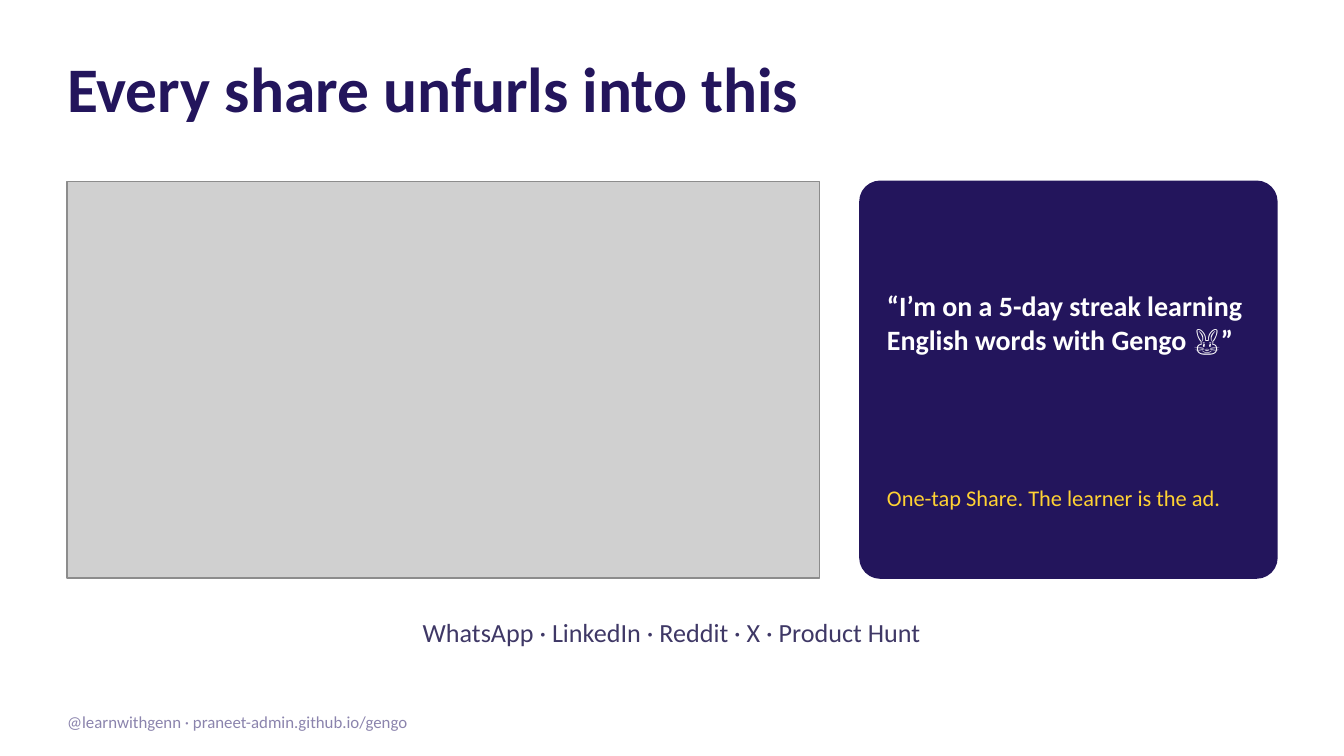
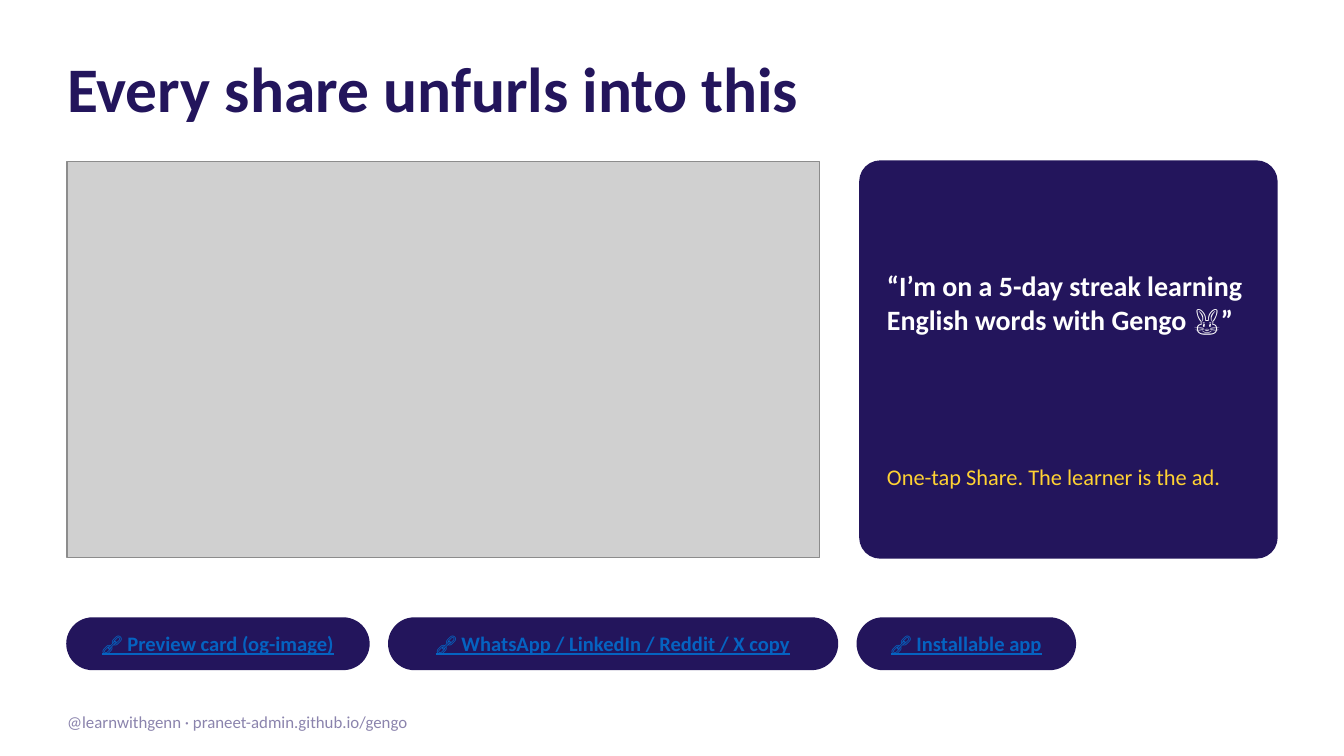
Before and after one commit to praneet-admin/gengo, a slide deck: slide 5 of launch/Gengo-Marketing-Glance.pptx. Drawn at 1344x756 pixels with LibreOffice and Linux fonts; fonts in the diff are those of the drawing; grey boxes stand for pictures. Boxes give left, top, right and bottom in pixels: in the first picture for what was removed or moved away, otherwise in the second. Text is boxed around its words. In the diff, an @@ line names an element or a change of style, - is before the commit and + after.

Commit message:
Launch deck: every artifact linked

```diff
--- a/launch/Gengo-Marketing-Glance.pptx
+++ b/launch/Gengo-Marketing-Glance.pptx
@@ 2 texts, 1 picture, 1 rounded rectangle: place and size @@
-2 texts, 1 picture, 1 rounded rectangle at box(67, 181, 1277, 578)
+2 texts, 1 picture, 1 rounded rectangle at box(67, 161, 1277, 558)
@@ rounded rectangle added at box(67, 618, 368, 669), fill #23155C, outline #23155C 1 pt @@
@@ rounded rectangle added at box(388, 618, 837, 669), fill #23155C, outline #23155C 1 pt @@
@@ rounded rectangle added at box(857, 618, 1075, 669), fill #23155C, outline #23155C 1 pt @@
@@ text added at box(127, 636, 333, 655), 11 pt, text #0563C1, bold, underline @@
+🔗 Preview card (og-image)
@@ text at box(461, 636, 789, 655): text changed; size 14 to 11 pt; text colour #3F3866 to #0563C1; bold on @@
-WhatsApp · LinkedIn · Reddit · X · Product Hunt
+🔗 WhatsApp / LinkedIn / Reddit / X copy
@@ text added at box(916, 636, 1041, 655), 11 pt, text #0563C1, bold, underline @@
+🔗 Installable app
```
Also in this commit, not shown: 10 other slides changed, 1 slide added, 1 slide removed.
